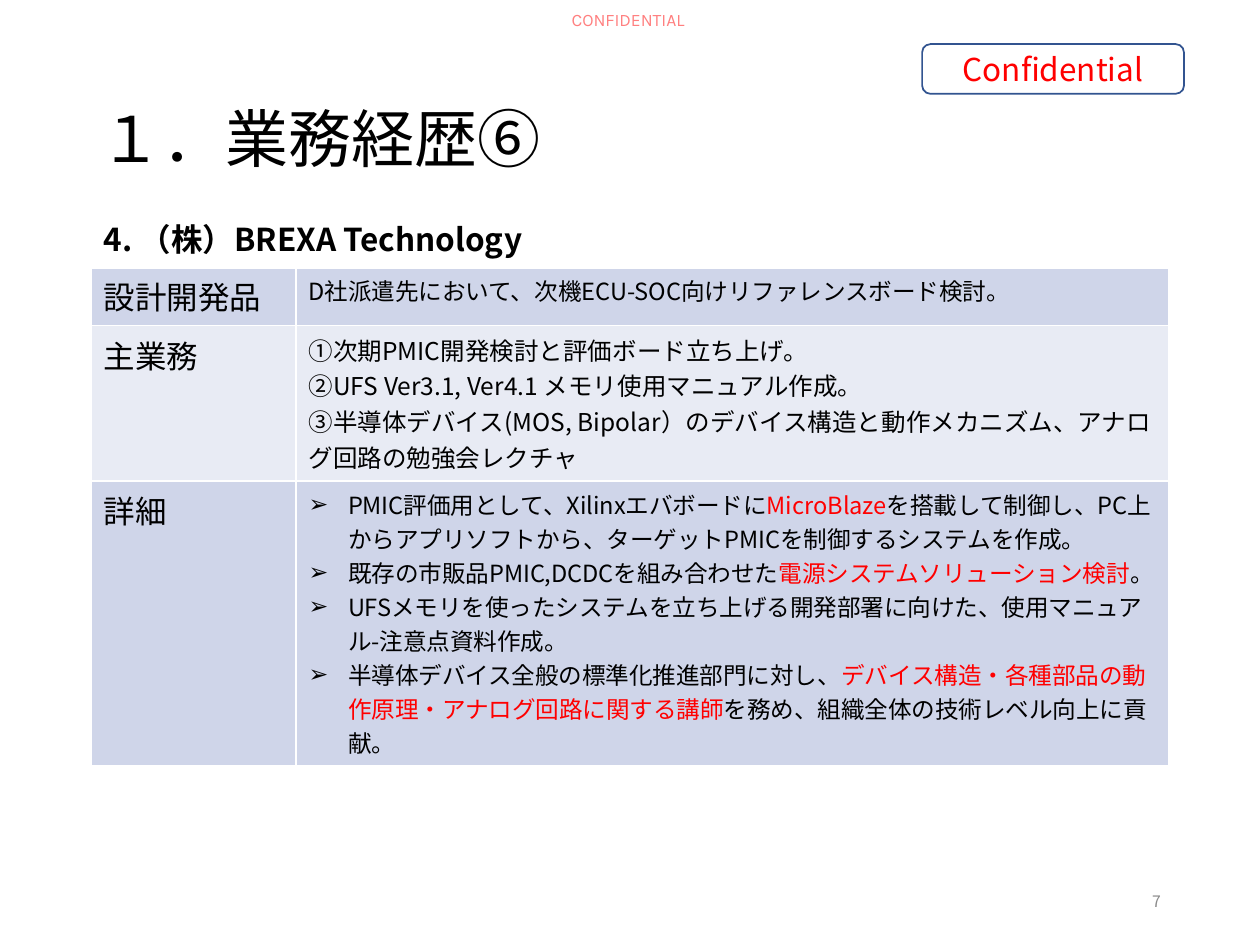
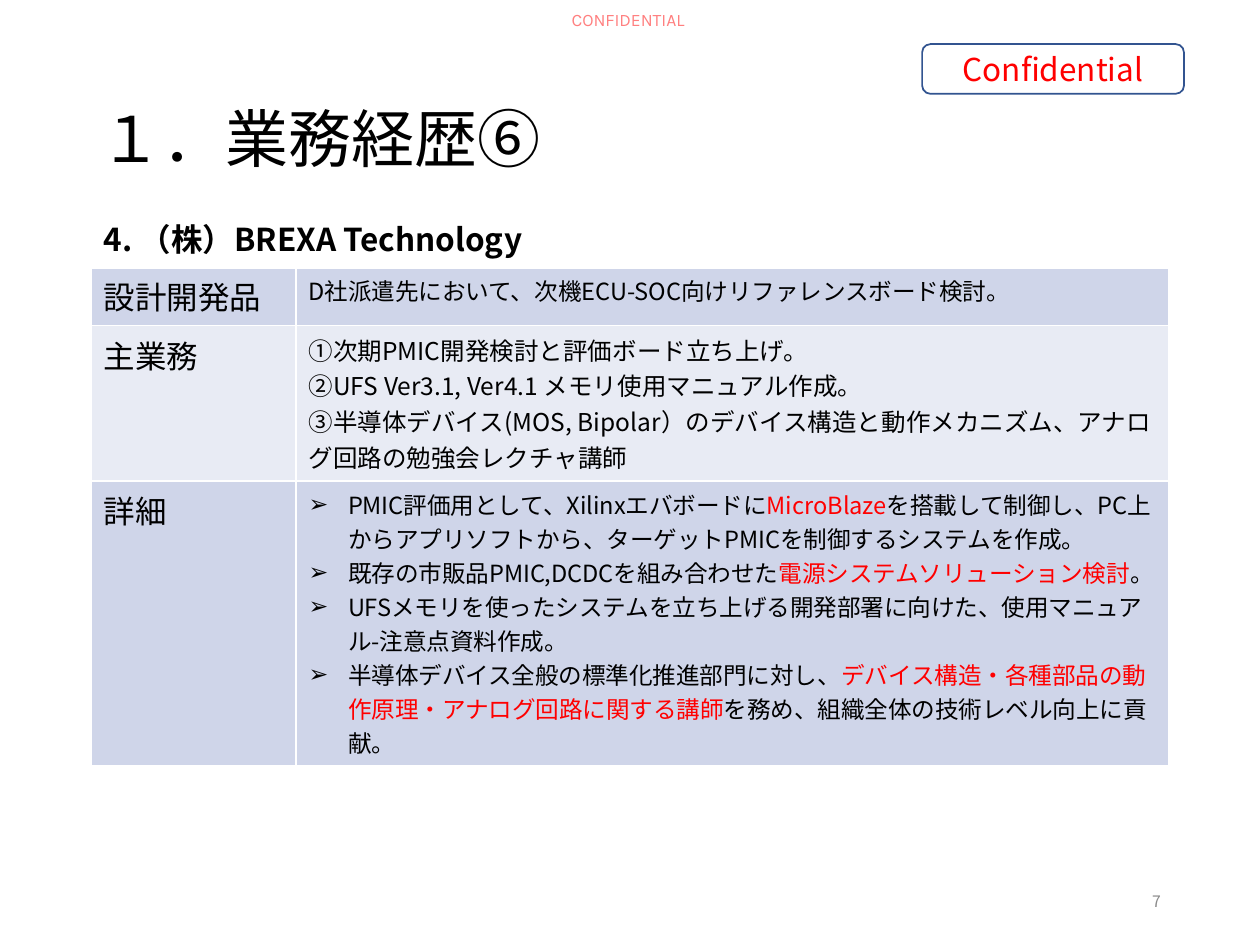
Before and after one commit to HiroyaIto/sansen, a slide deck: slide 7 of 経歴紹介 伊藤浩也20260525A.pptx. Drawn at 1260x945 pixels with LibreOffice and Linux fonts; fonts in the diff are those of the drawing. Boxes give left, top, right and bottom in pixels: in the first picture for what was removed or moved away, otherwise in the second. Text is boxed around its words. In the diff, an @@ line names an element or a change of style, - is before the commit and + after.

Commit message:
20260527_1158

```diff
--- a/経歴紹介 伊藤浩也20260525A.pptx
+++ b/経歴紹介 伊藤浩也20260525A.pptx
@@ table at [91,209,1169,758] @@
-row 3, column 2: ①次期PMIC開発検討と評価ボード立ち上げ。 / ②UFS Ver3.1, Ver4.1 メモリ使用マニュアル作成。 / ③半導体デバイス(MOS, Bipolar）のデバイス構造と動作メカニズム、アナログ回路の勉強会レクチャ
+row 3, column 2: ①次期PMIC開発検討と評価ボード立ち上げ。 / ②UFS Ver3.1, Ver4.1 メモリ使用マニュアル作成。 / ③半導体デバイス(MOS, Bipolar）のデバイス構造と動作メカニズム、アナログ回路の勉強会レクチャ講師
```
